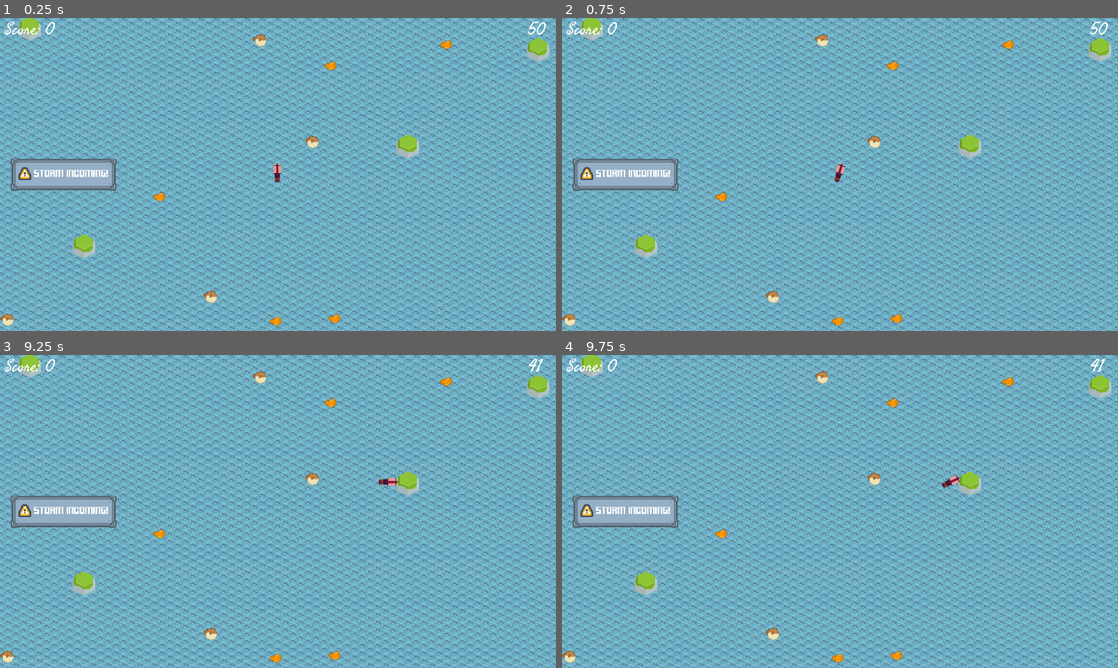
Above: before the commit, frames 1-4 (two rows, left to right).
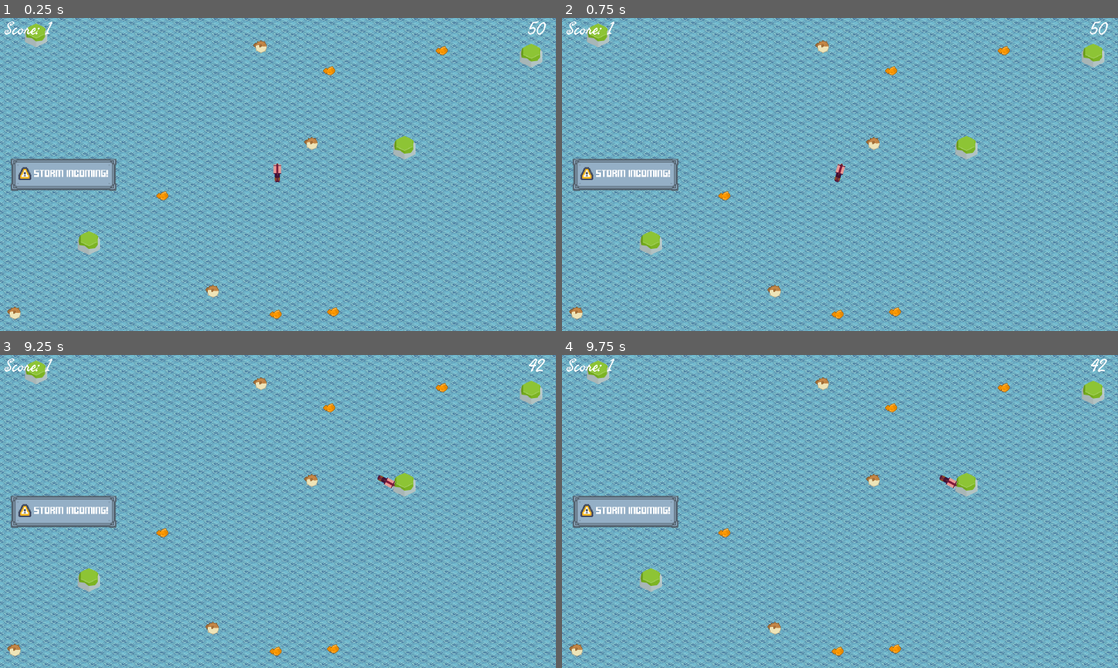
Above: after the commit, the same moments.

Repository: Coffin-Likker/CalmBeforeTheStorm
Game: Godot game, scene res://scenes/main.tscn
Same seed, same stepped clock (60 frames per second), same inputs: the game is played once before the commit and once after it.
Inputs:
- Up to frame 1 (0.25 s): no input
- Up to frame 2 (0.75 s): tap Enter at 0.5 s; hold Right (ui_right) from 0.53 s (still down)
- Up to frame 3 (9.25 s): release Right (ui_right) at 1.28 s; hold Down (ui_down) 1.28-2.03 s; tap Space at 2, 8.75 s; hold Right (ui_right) 2.03-2.78 s; hold Up (ui_up) 2.78-3.53 s; hold Left (ui_left) 3.53-5.03 s; hold Down (ui_down) 5.03-5.78 s; hold Right (ui_right) 5.78-6.53 s; tap Enter at 6.5 s; hold Up (ui_up) 6.53-7.28 s; hold Right (ui_right) 7.28-8.03 s; hold Down (ui_down) 8.03-8.78 s; hold Left (ui_left) from 8.78 s (still down)
- Up to frame 4 (9.75 s): tap Enter at 9.5 s; release Left (ui_left) at 9.53 s; hold Up (ui_up) from 9.53 s (still down)

The runs differ from the first frame. In frame 1, 1.8% of the frame differs, in the area x 0-99%, y 0-99%; in frame 2, 1.8%; in frame 3, 1.9%; in frame 4, 2.0%.

Commit message:
fixes child nodes in new structure & adds border to map generation

Diff:
--- a/scripts/constants.gd
+++ b/scripts/constants.gd
@@ -17,6 +17,8 @@
 var num_fish: int = 6
 var num_special_fish: int = 4
 var num_safezones: int = 4
+const BORDER_BUFFER = 15  # Buffer zone from map edges
+
 
 # Player movement variables
 var player_max_speed: float = 200.0
--- a/scripts/fish.gd
+++ b/scripts/fish.gd
@@ -3,7 +3,6 @@
 signal fish_entered
 
 func _ready():
-	add_to_group("fish")
 	connect("body_entered", Callable(self, "_on_body_entered"))
 
 func _on_body_entered(body):
--- a/scripts/game_manager.gd
+++ b/scripts/game_manager.gd
@@ -20,6 +20,8 @@
 	print("Level generated and timer started")
 
 func connect_objects():
+	print(get_tree())
+	print(get_tree().get_nodes_in_group("fish"))
 	for fish in get_tree().get_nodes_in_group("fish"):
 		if not fish.is_connected("fish_entered", Callable(self, "_on_fish_entered")):
 			fish.connect("fish_entered", Callable(self, "_on_fish_entered"))
@@ -31,8 +33,6 @@
 	for safezone in get_tree().get_nodes_in_group("safezone"):
 		if not safezone.is_connected("safezone_entered", Callable(self, "_on_safezone_entered")):
 			safezone.connect("safezone_entered", Callable(self, "_on_safezone_entered"))
-		if not safezone.is_connected("safezone_exited", Callable(self, "_on_safezone_exited")):
-			safezone.connect("safezone_exited", Callable(self, "_on_safezone_exited"))
 
 func start_timer():
 	Constants.timer_running = true
@@ -50,13 +50,10 @@
 		Constants.player_in_safezone = true
 		Constants.update_score_display()
 		_game_over("Entered safezone with enough fish!")
-		print("Safe zone entered - Game Score: ", Constants.game_score)
 	else:
 		_game_over("Entered safezone without enough fish!")
 
-func _on_safezone_exited():
-	Constants.player_in_safezone = false
-	print("Safe zone exited")
+
 
 func _on_fish_entered():
 	Constants.game_score += 1
--- a/scripts/level_generator.gd
+++ b/scripts/level_generator.gd
@@ -36,8 +36,8 @@
 
 	while not is_valid:
 		position = Vector2(
-			randf_range(0, Constants.map_size.x),
-			randf_range(0, Constants.map_size.y)
+			randf_range(Constants.BORDER_BUFFER, Constants.map_size.x - Constants.BORDER_BUFFER),
+			randf_range(Constants.BORDER_BUFFER, Constants.map_size.y - Constants.BORDER_BUFFER)
 		)
 		is_valid = true
 
@@ -50,6 +50,7 @@
 
 func spawn_fish(position: Vector2):
 	var fish = Constants.fish_scene.instantiate()
+	fish.add_to_group("fish")
 	fish.set_script(load("res://scripts/fish.gd"))
 	fish.position = position
 	add_child(fish)
@@ -57,6 +58,7 @@
 
 func spawn_special_fish(position: Vector2):
 	var special_fish = Constants.special_fish_scene.instantiate()
+	special_fish.add_to_group("special_fish")
 	special_fish.set_script(load("res://scripts/special_fish.gd"))
 	special_fish.position = position
 	add_child(special_fish)
@@ -64,6 +66,7 @@
 
 func spawn_safezone(position: Vector2):
 	var safezone = Constants.safezone_scene.instantiate()
+	safezone.add_to_group("safezone")
 	safezone.set_script(load("res://scripts/safezone.gd"))
 	safezone.position = position
 	add_child(safezone)
--- a/scripts/safezone.gd
+++ b/scripts/safezone.gd
@@ -1,17 +1,11 @@
 extends Area2D
 
 signal safezone_entered
-signal safezone_exited
 
 func _ready():
 	add_to_group("safezone")
 	connect("body_entered", Callable(self, "_on_body_entered"))
-	connect("body_exited", Callable(self, "_on_body_exited"))
 
 func _on_body_entered(body):
 	if body.is_in_group("player"):
 		emit_signal("safezone_entered")
-
-func _on_body_exited(body):
-	if body.is_in_group("player"):
-		emit_signal("safezone_exited")
